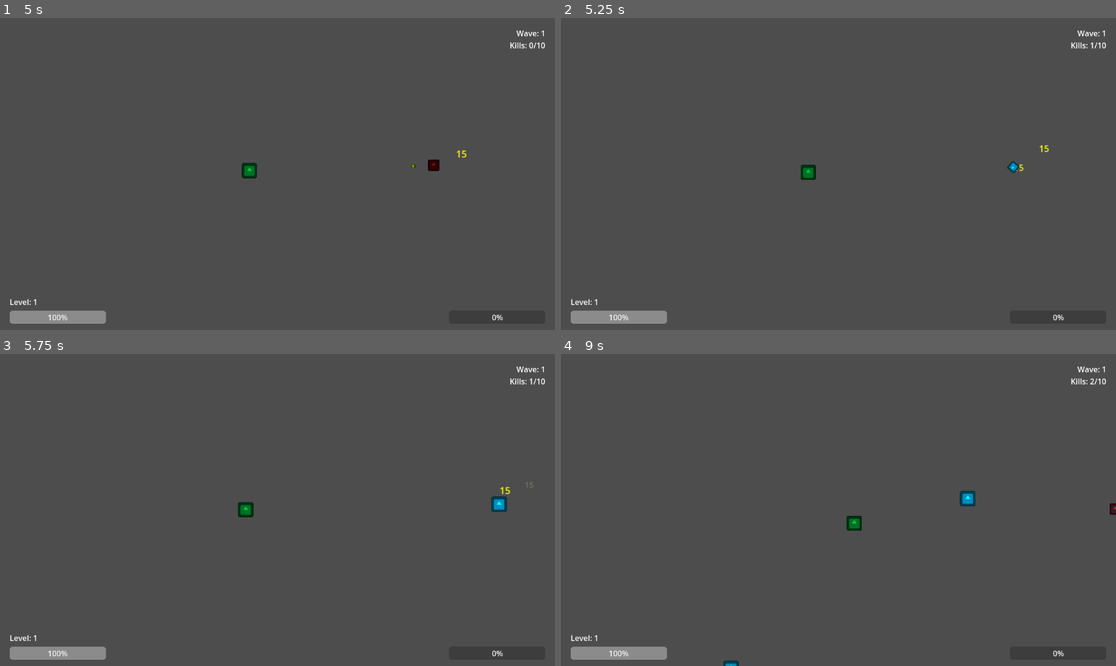
Above: before the commit, frames 1-4 (two rows, left to right).
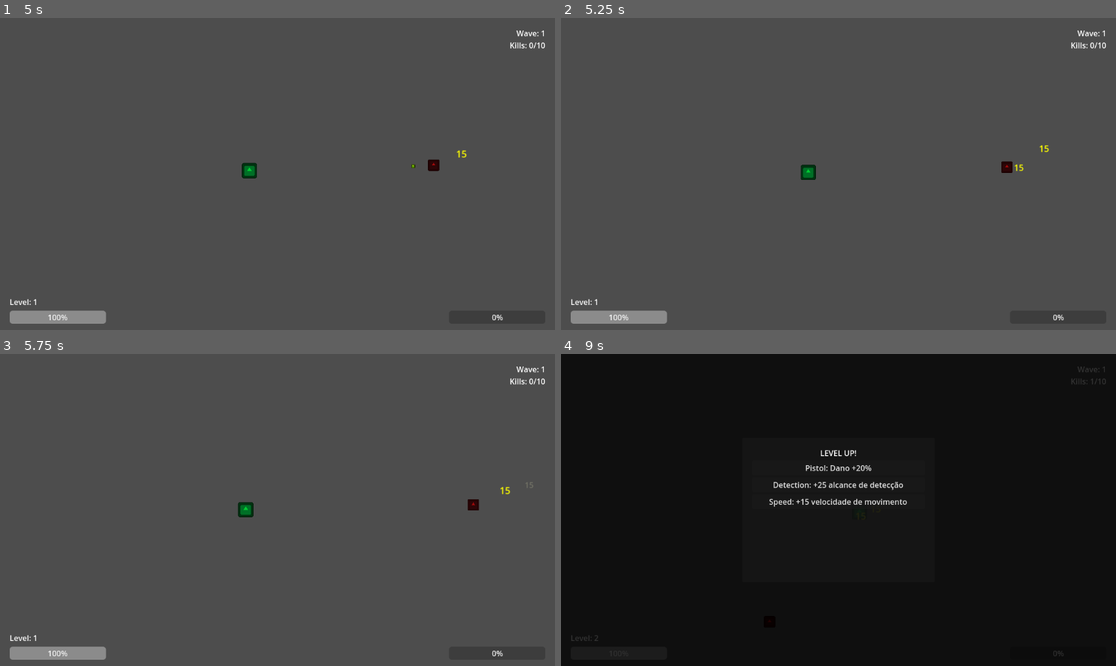
Above: after the commit, the same moments.

Repository: JohnAndante/nospheratus-must-die
Game: Godot game, scene res://scenes/MainMenu.tscn
The game is run twice, just before and just after one commit, with the same random seed, the same clock (stepped at 60 frames per second) and the same inputs. The engine's default icon, where the game draws it, is replaced by a stand-in: a white triangle on a blue panel in a dark square.
Inputs:
- Up to frame 1 (5 s): click "Jogar" at 0.5 s; tap Enter (ui_accept) at 1.25, 1.52, 2.27, 3.77, 4.52 s; hold D (move_right) 1.28-2.03 s; hold S (move_down) 2.03-2.78 s; hold D (move_right) 2.78-3.53 s; hold W (move_up) 3.53-4.28 s; hold A (move_left) from 4.28 s (still down)
- Up to frame 2 (5.25 s): keep holding A (move_left)
- Up to frame 3 (5.75 s): keep holding A (move_left); tap Enter (ui_accept) at 5.27 s
- Up to frame 4 (9 s): release A (move_left) at 5.78 s; hold S (move_down) 5.78-6.53 s; hold D (move_right) 6.53-7.28 s; tap Enter (ui_accept) at 6.77, 7.52, 8.27 s; hold W (move_up) 7.28-8.03 s; hold D (move_right) 8.03-8.78 s; hold S (move_down) from 8.78 s (still down)

Frame 1 is identical in both runs. In frame 2, 0.1% of the frame differs, in the area x 79-97%, y 7-50%; in frame 3, 0.2%; in frame 4, 100%, in the area x 0-100%, y 0-100%.

Commit message:
#1 - chore: Enemies health and player attack rebalance

Diff:
--- a/scripts/Enemy.gd
+++ b/scripts/Enemy.gd
@@ -3,12 +3,13 @@
 signal died(enemy)
 
 @export var speed = 80.0
-@export var health = 30
+@export var health = 60
 @export var damage = 10
 
 var target: CharacterBody2D
 var attack_timer = 0.0
 var attack_cooldown = 1.0
+var player_in_range = false
 var xp_orb_scene = preload("res://scenes/XPOrb.tscn")
 var damage_number_scene = preload("res://scenes/DamageNumber.tscn")
 
@@ -21,12 +22,20 @@
 	move_and_slide()
 
 	attack_timer += delta
+		# Atacar continuamente se o player estiver no alcance
+	if player_in_range and attack_timer >= attack_cooldown:
+		attack_timer = 0.0
+		if target.has_method("take_damage"):
+			target.take_damage(damage)
+			print("Enemy atacou player com ", damage, " de dano")
 
 func _on_area_2d_body_entered(body):
-	if body == target and attack_timer >= attack_cooldown:
-		attack_timer = 0.0
-		if body.has_method("take_damage"):
-			body.take_damage(damage)
+	if body == target:
+		player_in_range = true
+
+func _on_area_2d_body_exited(body):
+	if body == target:
+		player_in_range = false
 
 func take_damage(damage_amount):
 	health -= damage_amount
@@ -45,7 +54,7 @@
 		die()
 
 func die():
-	# Dropar XP orb usando call_deferred
+	player_in_range = false
 	call_deferred("_spawn_xp_orb")
 	died.emit(self)
 	call_deferred("queue_free")
--- a/scripts/FastEnemy.gd
+++ b/scripts/FastEnemy.gd
@@ -3,12 +3,13 @@
 signal died(enemy)
 
 @export var speed = 150.0
-@export var health = 15
+@export var health = 25
 @export var damage = 8
 
 var target: CharacterBody2D
 var attack_timer = 0.0
 var attack_cooldown = 0.8
+var player_in_range = false
 var xp_orb_scene = preload("res://scenes/XPOrb.tscn")
 var damage_number_scene = preload("res://scenes/DamageNumber.tscn")
 
@@ -21,12 +22,20 @@
 	move_and_slide()
 
 	attack_timer += delta
+		# Atacar continuamente se o player estiver no alcance
+	if player_in_range and attack_timer >= attack_cooldown:
+		attack_timer = 0.0
+		if target.has_method("take_damage"):
+			target.take_damage(damage)
+			print("FastEnemy atacou player com ", damage, " de dano")
 
 func _on_area_2d_body_entered(body):
-	if body == target and attack_timer >= attack_cooldown:
-		attack_timer = 0.0
-		if body.has_method("take_damage"):
-			body.take_damage(damage)
+	if body == target:
+		player_in_range = true
+
+func _on_area_2d_body_exited(body):
+	if body == target:
+		player_in_range = false
 
 func take_damage(damage_amount):
 	health -= damage_amount
@@ -45,7 +54,7 @@
 		die()
 
 func die():
-	# Dropar XP orb usando call_deferred
+	player_in_range = false
 	call_deferred("_spawn_xp_orb")
 	died.emit(self)
 	call_deferred("queue_free")
@@ -54,4 +63,4 @@
 	var xp_orb = xp_orb_scene.instantiate()
 	get_parent().add_child(xp_orb)
 	xp_orb.global_position = global_position
-	xp_orb.xp_value = 8
+	xp_orb.xp_value = 2
--- a/scripts/TankEnemy.gd
+++ b/scripts/TankEnemy.gd
@@ -3,12 +3,13 @@
 signal died(enemy)
 
 @export var speed = 40.0
-@export var health = 80
+@export var health = 120
 @export var damage = 25
 
 var target: CharacterBody2D
 var attack_timer = 0.0
 var attack_cooldown = 1.5
+var player_in_range = false
 var xp_orb_scene = preload("res://scenes/XPOrb.tscn")
 var damage_number_scene = preload("res://scenes/DamageNumber.tscn")
 
@@ -22,11 +23,20 @@
 
 	attack_timer += delta
 
+	# Atacar continuamente se o player estiver no alcance
+	if player_in_range and attack_timer >= attack_cooldown:
+		attack_timer = 0.0
+		if target.has_method("take_damage"):
+			target.take_damage(damage)
+			print("TankEnemy atacou player com ", damage, " de dano")
+
 func _on_area_2d_body_entered(body):
-	if body == target and attack_timer >= attack_cooldown:
-		attack_timer = 0.0
-		if body.has_method("take_damage"):
-			body.take_damage(damage)
+	if body == target:
+		player_in_range = true
+
+func _on_area_2d_body_exited(body):
+	if body == target:
+		player_in_range = false
 
 func take_damage(damage_amount):
 	health -= damage_amount
@@ -45,15 +55,14 @@
 		die()
 
 func die():
-	# Dropar múltiplos XP orbs usando call_deferred
+	player_in_range = false
 	call_deferred("_spawn_xp_orbs")
 	died.emit(self)
 	call_deferred("queue_free")
 
 func _spawn_xp_orbs():
-	# Tank enemies dão mais XP
 	for i in 3:
 		var xp_orb = xp_orb_scene.instantiate()
 		get_parent().add_child(xp_orb)
 		xp_orb.global_position = global_position + Vector2(randf_range(-20, 20), randf_range(-20, 20))
-		xp_orb.xp_value = 15
+		xp_orb.xp_value = 4
